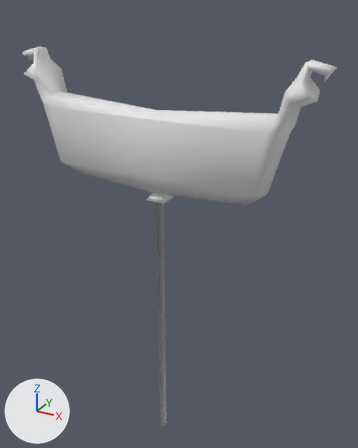
Before and after pictures for a commit that changed the Blender file art/models/props/balloons/balloons.blend.
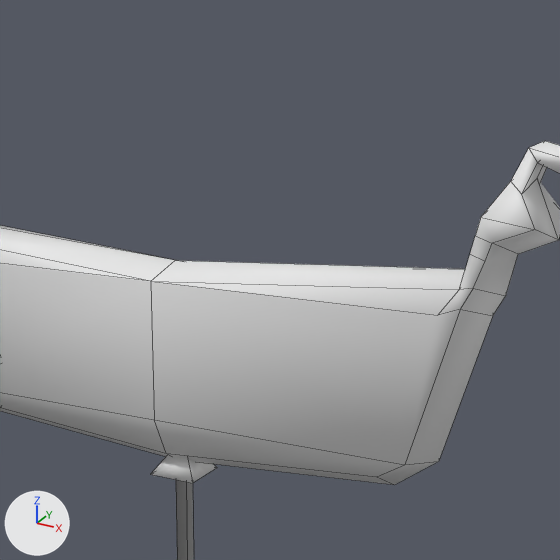
Each version appears first whole from a 50 mm lens placed at (1.12, -1.85, 2.21), pointed at (0.04, 0.11, 1.23), and next in a close-up on the part from 23% to 89% of the width and 0% to 53% of the height. Every picture has the same lights, and +X, +Y and +Z are marked at lower left. The older version's two pictures come first. The close-ups show mesh edges as thin lines. Materials are left out; every surface is plain grey.

Script lines for the objects in view, before the commit:
```python
me_plane = bpy.data.meshes.new('Plane')
me_plane.from_pydata(...)  # 98 vertices, 94 faces; spans x -7.2..7.9, y -7.6..7.6, z -53.3..81.9
me_plane.polygons.foreach_set('use_smooth', [True] * 94)
me_plane.materials.append(mat_material)
me_plane_002 = bpy.data.meshes.new('Plane.002')
me_plane_002.from_pydata(...)  # 143 vertices, 128 faces; spans x -30.7..29.7, y -3.4..3.7, z 0.0..83.0
me_plane_002.polygons.foreach_set('use_smooth', [True] * 128)
me_plane_002.materials.append(mat_material_001)
ob_boat_balloon = bpy.data.objects.new('boat_balloon', me_plane_002)
ob_boat_balloon.location = (0.0, 0.0, 0.0)
ob_boat_balloon.scale = (0.0245, 0.0245, 0.0245)
ob_bowling_pin_balloon = bpy.data.objects.new('bowling_pin_balloon', me_plane)
ob_bowling_pin_balloon.location = (0.0, 0.0, 0.849)
ob_bowling_pin_balloon.scale = (0.0159, 0.0159, 0.0159)
ob_bowling_pin_balloon.hide_set(True)  # its collection is switched off
```
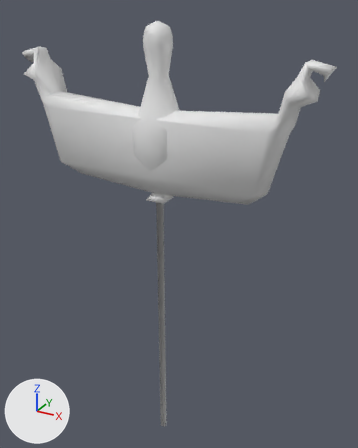
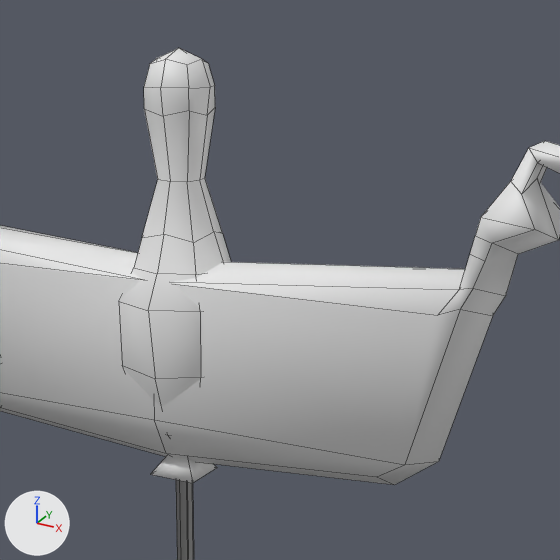
Where the change shows, as pixel boxes (x1, y1, x2, y2) in the close-ups (560 x 560 px):
'bowling_pin_balloon', shown: after (119, 48, 231, 560)

Edits to the bpy script that builds the scene:
```text
Change ob_bowling_pin_balloon:
    remove ob_bowling_pin_balloon.hide_set(True)  # its collection is switched off
```
